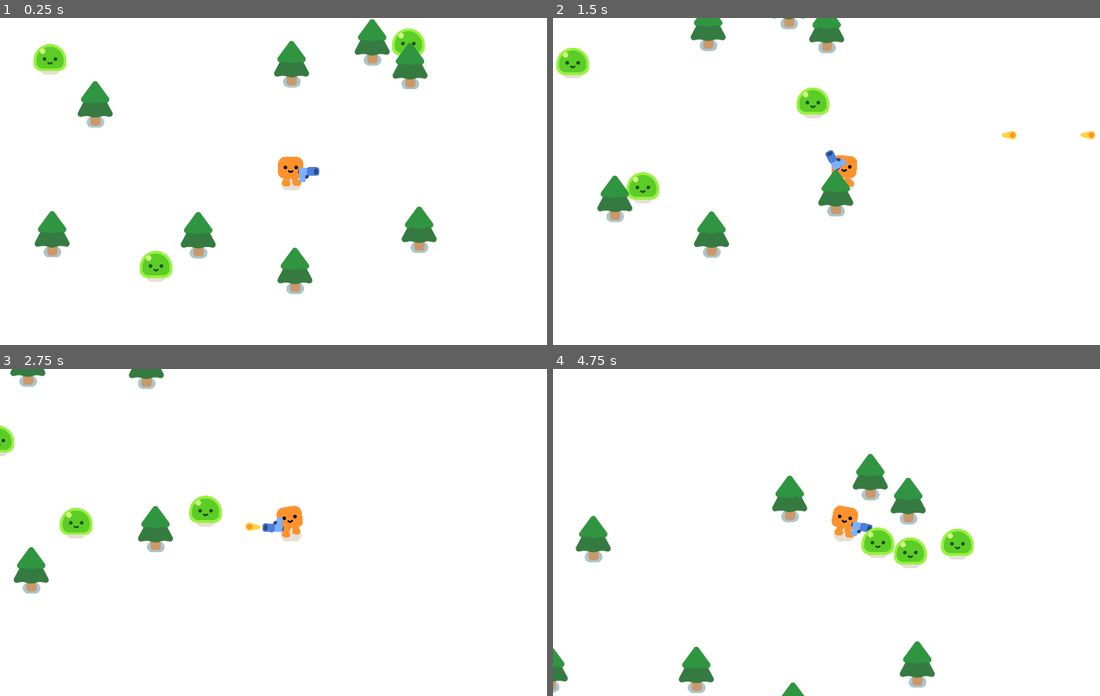
Above: before the commit, frames 1-4 (two rows, left to right).
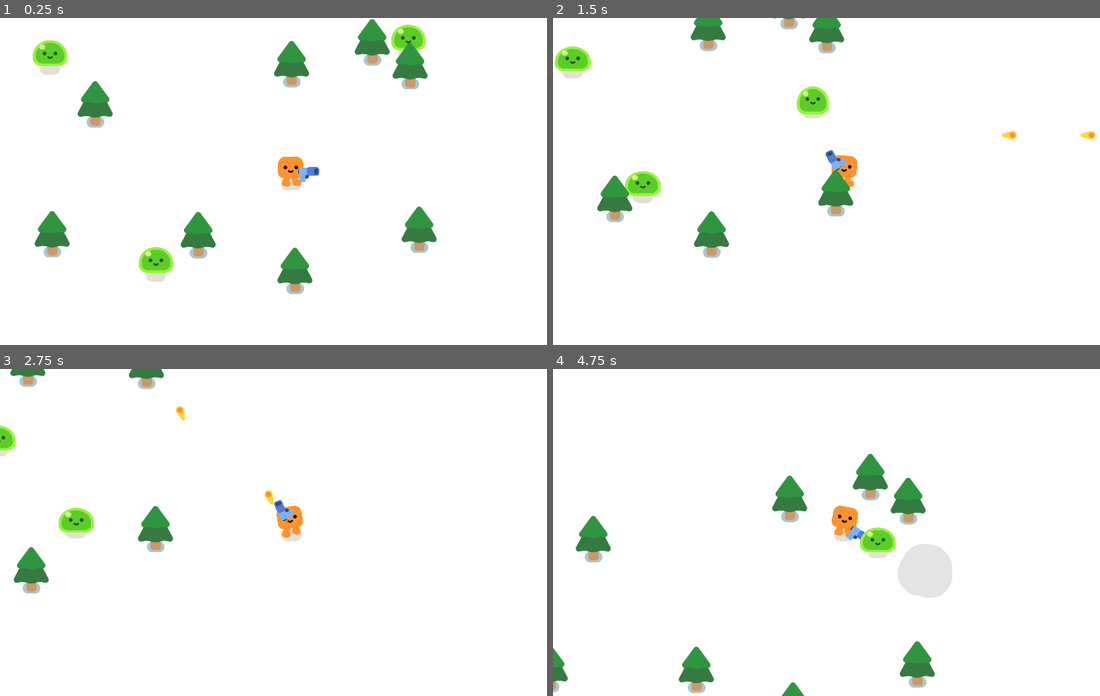
Above: after the commit, the same moments.

Repository: azfaHasan/godot-learning-vampire-survival-game
Game: Godot game, scene res://survivors_game.tscn
Two runs of this game, one before a commit and one after it. Both use one fixed random seed, a clock stepped at 60 frames per second and the inputs below.
Inputs:
- Up to frame 1 (0.25 s): no input
- Up to frame 2 (1.5 s): hold D (move_right) 0.53-1.28 s; hold S (move_down) from 1.28 s (still down)
- Up to frame 3 (2.75 s): release S (move_down) at 2.03 s; hold D (move_right) from 2.03 s (still down)
- Up to frame 4 (4.75 s): release D (move_right) at 2.78 s; hold W (move_up) 2.78-3.53 s; hold A (move_left) from 3.53 s (still down)

The runs differ from the first frame. In frame 1, 1.0% of the frame differs, in the area x 5-78%, y 2-80%; in frame 2, 0.7%; in frame 3, 1.1%; in frame 4, 2.2%, in the area x 53-77%, y 46-70%.

Commit message:
lil bit hp system

Diff:
--- a/mob.gd
+++ b/mob.gd
@@ -1,8 +1,25 @@
 extends CharacterBody2D
 
+var health = 3
+
 @onready var playerPosition = get_node("/root/Game/Player")
+func _ready() -> void:
+	$Slime.play_walk()
 
 func _physics_process(delta: float) -> void:
 	var direction = global_position.direction_to(playerPosition.global_position)
 	velocity = direction * 300.0
 	move_and_slide()
+
+func take_damage():
+	health -= 1
+
+	if health == 0:
+		queue_free()
+
+		const SMOKE_SCENE = preload("res://smoke_explosion/smoke_explosion.tscn")
+		var smoke = SMOKE_SCENE.instantiate()
+		get_parent().add_child(smoke)
+		smoke.global_position = global_position
+	else:
+		$%Slime.play_hurt()
--- a/mob.tscn
+++ b/mob.tscn
@@ -12,6 +12,7 @@
 script = ExtResource("1_nokgg")
 
 [node name="Slime" parent="." instance=ExtResource("1_dy6sc")]
+unique_name_in_owner = true
 position = Vector2(1, -1)
 
 [node name="CollisionShape2D" type="CollisionShape2D" parent="."]
--- a/player.gd
+++ b/player.gd
@@ -1,9 +1,10 @@
 extends CharacterBody2D
+
+var health = 100.0
 
 func _physics_process(delta: float) -> void:
 	var direction = Input.get_vector("move_left", "move_right", "move_up", "move_down")
-	velocity = direction * 600.0
-
+	velocity = direction * 600
 	move_and_slide()
 
 	if velocity.length() > 0.0:
